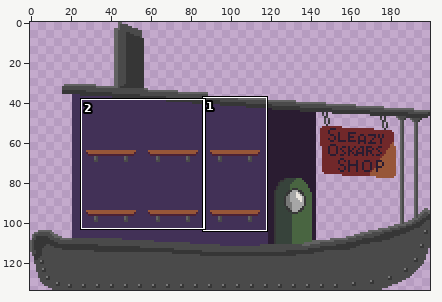
Pixel-art file: Box of Curiosity/ArtAssets/Spr_StoreBoat.aseprite. The first picture is a wide view before the edit; the outline marks the close-up.
Close-up. First the earlier version:
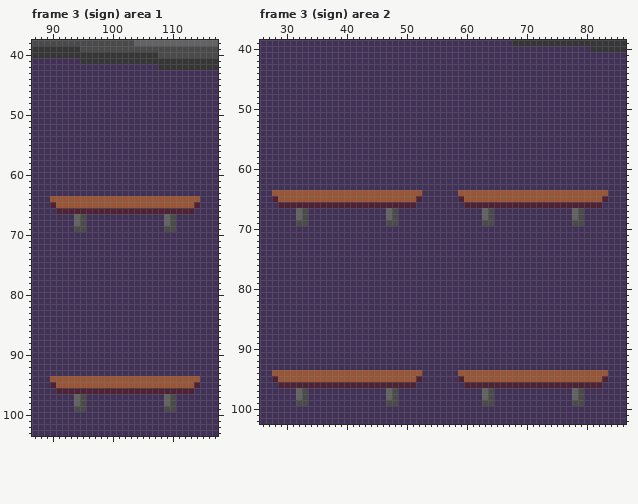
200x134 pixels, 3 frames. Shown: frame 3 (sign) area 1: x 87..117, y 38..103; frame 3 (sign) area 2: x 26..86, y 39..102. The commit also changed other frames or places, which this record leaves out.
After the commit:
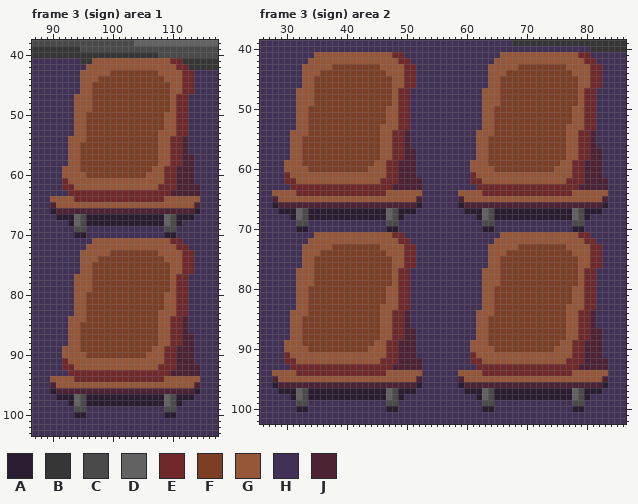
Palette (. is transparent): A #2a1c31  B #363636  C #4a4a4a  D #626262  E #71282a  F #7d3e26  G #975638  H #423157  J #4d2235
Edits made:
layer "Layer 2" added
Changed rows in their new state; - is an unchanged pixel.
Frame 3 (sign) area 1, layers "Layer 2", "Shelves":
first column x 90:
 41 -------GGGGGGGGGGGGGEE---
 42 ------GGGGGGGGGGGGGGGEE--
 43 -----GGGGGFFFFFFFFGGGGEE-
 44 -----GGGFFFFFFFFFFFGGGEE-
 45 -----GGFFFFFFFFFFFFFGGEE-
 46 -----GGFFFFFFFFFFFFFGGEE-
 47 ----GGGFFFFFFFFFFFFFGEE--
 48 ----GGGFFFFFFFFFFFFFGEE--
 49 ----GGGFFFFFFFFFFFFFGEE--
 50 ----GGFFFFFFFFFFFFFGGEE--
 51 ----GGFFFFFFFFFFFFFGGEE--
 52 ----GGFFFFFFFFFFFFFGGEE--
 53 ----GGFFFFFFFFFFFFGGGEE--
 54 ---GGGFFFFFFFFFFFFGGEEJ--
 55 ---GGFFFFFFFFFFFFFGGEEJ--
 56 ---GGFFFFFFFFFFFFFGGEEJ--
 57 ---GGFFFFFFFFFFFFFGGEEJJ-
 58 ---GGFFFFFFFFFFFFFGGEEJJ-
 59 --GGGFFFFFFFFFFFFGGEEJJJ-
 60 --GGGGFFFFFFFFFFGGGEEJJJ-
 61 --EGGGGGGGGGGGGGGGGEEJJJ-
 62 --EEGGGGGGGGGGGGGGEEEJJJJ
 63 ---EEEEEEEEEEEEEEEEEJJJJJ
 64 ----EEEEEEEEEEEEEEE------
 66 A-----------------------A
 67 -AAA--AAAAAAAAAAAAA--AAA-
 68 ---A--AAAAAAAAAAAAA--A---
 70 ----AA-------------AA----
 71 -------GGGGGGGGGGGGGEE---
 72 ------GGGGGGGGGGGGGGGEE--
 73 -----GGGGGFFFFFFFFGGGGEE-
 74 -----GGGFFFFFFFFFFFGGGEE-
 75 -----GGFFFFFFFFFFFFFGGEE-
 76 -----GGFFFFFFFFFFFFFGGEE-
 77 ----GGGFFFFFFFFFFFFFGEE--
 78 ----GGGFFFFFFFFFFFFFGEE--
 79 ----GGGFFFFFFFFFFFFFGEE--
 80 ----GGFFFFFFFFFFFFFGGEE--
 81 ----GGFFFFFFFFFFFFFGGEE--
 82 ----GGFFFFFFFFFFFFFGGEE--
 83 ----GGFFFFFFFFFFFFGGGEE--
 84 ---GGGFFFFFFFFFFFFGGEEJ--
 85 ---GGFFFFFFFFFFFFFGGEEJ--
 86 ---GGFFFFFFFFFFFFFGGEEJ--
 87 ---GGFFFFFFFFFFFFFGGEEJJ-
 88 ---GGFFFFFFFFFFFFFGGEEJJ-
 89 --GGGFFFFFFFFFFFFGGEEJJJ-
 90 --GGGGFFFFFFFFFFGGGEEJJJ-
 91 --EGGGGGGGGGGGGGGGGEEJJJ-
 92 --EEGGGGGGGGGGGGGGEEEJJJJ
 93 ---EEEEEEEEEEEEEEEEEJJJJJ
 94 ----EEEEEEEEEEEEEEE------
 96 A-----------------------A
 97 -AAA--AAAAAAAAAAAAA--AAA-
 98 ---A--AAAAAAAAAAAAA--A---
100 ----AA-------------AA----
Frame 3 (sign) area 2, layers "Layer 2", "Shelves":
first column x 28:
 41 -------GGGGGGGGGGGGGEE----------------GGGGGGGGGGGGGEE---
 42 ------GGGGGGGGGGGGGGGEE--------------GGGGGGGGGGGGGGGEE--
 43 -----GGGGGFFFFFFFFGGGGEE------------GGGGGFFFFFFFFGGGGEE-
 44 -----GGGFFFFFFFFFFFGGGEE------------GGGFFFFFFFFFFFGGGEE-
 45 -----GGFFFFFFFFFFFFFGGEE------------GGFFFFFFFFFFFFFGGEE-
 46 -----GGFFFFFFFFFFFFFGGEE------------GGFFFFFFFFFFFFFGGEE-
 47 ----GGGFFFFFFFFFFFFFGEE------------GGGFFFFFFFFFFFFFGEE--
 48 ----GGGFFFFFFFFFFFFFGEE------------GGGFFFFFFFFFFFFFGEE--
 49 ----GGGFFFFFFFFFFFFFGEE------------GGGFFFFFFFFFFFFFGEE--
 50 ----GGFFFFFFFFFFFFFGGEE------------GGFFFFFFFFFFFFFGGEE--
 51 ----GGFFFFFFFFFFFFFGGEE------------GGFFFFFFFFFFFFFGGEE--
 52 ----GGFFFFFFFFFFFFFGGEE------------GGFFFFFFFFFFFFFGGEE--
 53 ----GGFFFFFFFFFFFFGGGEE------------GGFFFFFFFFFFFFGGGEE--
 54 ---GGGFFFFFFFFFFFFGGEEJ-----------GGGFFFFFFFFFFFFGGEEJ--
 55 ---GGFFFFFFFFFFFFFGGEEJ-----------GGFFFFFFFFFFFFFGGEEJ--
 56 ---GGFFFFFFFFFFFFFGGEEJ-----------GGFFFFFFFFFFFFFGGEEJ--
 57 ---GGFFFFFFFFFFFFFGGEEJJ----------GGFFFFFFFFFFFFFGGEEJJ-
 58 ---GGFFFFFFFFFFFFFGGEEJJ----------GGFFFFFFFFFFFFFGGEEJJ-
 59 --GGGFFFFFFFFFFFFGGEEJJJ---------GGGFFFFFFFFFFFFGGEEJJJ-
 60 --GGGGFFFFFFFFFFGGGEEJJJ---------GGGGFFFFFFFFFFGGGEEJJJ-
 61 --EGGGGGGGGGGGGGGGGEEJJJ---------EGGGGGGGGGGGGGGGGEEJJJ-
 62 --EEGGGGGGGGGGGGGGEEEJJJJ--------EEGGGGGGGGGGGGGGEEEJJJJ
 63 ---EEEEEEEEEEEEEEEEEJJJJJ---------EEEEEEEEEEEEEEEEEJJJJJ
 64 ----EEEEEEEEEEEEEEE----------------EEEEEEEEEEEEEEE------
 66 A-----------------------A------A-----------------------A
 67 -AAA--AAAAAAAAAAAAA--AAA--------AAA--AAAAAAAAAAAAA--AAA-
 68 ---A--AAAAAAAAAAAAA--A------------A--AAAAAAAAAAAAA--A---
 70 ----AA-------------AA--------------AA-------------AA----
 71 -------GGGGGGGGGGGGGEE----------------GGGGGGGGGGGGGEE---
 72 ------GGGGGGGGGGGGGGGEE--------------GGGGGGGGGGGGGGGEE--
 73 -----GGGGGFFFFFFFFGGGGEE------------GGGGGFFFFFFFFGGGGEE-
 74 -----GGGFFFFFFFFFFFGGGEE------------GGGFFFFFFFFFFFGGGEE-
 75 -----GGFFFFFFFFFFFFFGGEE------------GGFFFFFFFFFFFFFGGEE-
 76 -----GGFFFFFFFFFFFFFGGEE------------GGFFFFFFFFFFFFFGGEE-
 77 ----GGGFFFFFFFFFFFFFGEE------------GGGFFFFFFFFFFFFFGEE--
 78 ----GGGFFFFFFFFFFFFFGEE------------GGGFFFFFFFFFFFFFGEE--
 79 ----GGGFFFFFFFFFFFFFGEE------------GGGFFFFFFFFFFFFFGEE--
 80 ----GGFFFFFFFFFFFFFGGEE------------GGFFFFFFFFFFFFFGGEE--
 81 ----GGFFFFFFFFFFFFFGGEE------------GGFFFFFFFFFFFFFGGEE--
 82 ----GGFFFFFFFFFFFFFGGEE------------GGFFFFFFFFFFFFFGGEE--
 83 ----GGFFFFFFFFFFFFGGGEE------------GGFFFFFFFFFFFFGGGEE--
 84 ---GGGFFFFFFFFFFFFGGEEJ-----------GGGFFFFFFFFFFFFGGEEJ--
 85 ---GGFFFFFFFFFFFFFGGEEJ-----------GGFFFFFFFFFFFFFGGEEJ--
 86 ---GGFFFFFFFFFFFFFGGEEJ-----------GGFFFFFFFFFFFFFGGEEJ--
 87 ---GGFFFFFFFFFFFFFGGEEJJ----------GGFFFFFFFFFFFFFGGEEJJ-
 88 ---GGFFFFFFFFFFFFFGGEEJJ----------GGFFFFFFFFFFFFFGGEEJJ-
 89 --GGGFFFFFFFFFFFFGGEEJJJ---------GGGFFFFFFFFFFFFGGEEJJJ-
 90 --GGGGFFFFFFFFFFGGGEEJJJ---------GGGGFFFFFFFFFFGGGEEJJJ-
 91 --EGGGGGGGGGGGGGGGGEEJJJ---------EGGGGGGGGGGGGGGGGEEJJJ-
 92 --EEGGGGGGGGGGGGGGEEEJJJJ--------EEGGGGGGGGGGGGGGEEEJJJJ
 93 ---EEEEEEEEEEEEEEEEEJJJJJ---------EEEEEEEEEEEEEEEEEJJJJJ
 94 ----EEEEEEEEEEEEEEE----------------EEEEEEEEEEEEEEE------
 96 A-----------------------A------A-----------------------A
 97 -AAA--AAAAAAAAAAAAA--AAA--------AAA--AAAAAAAAAAAAA--AAA-
 98 ---A--AAAAAAAAAAAAA--A------------A--AAAAAAAAAAAAA--A---
100 ----AA-------------AA--------------AA-------------AA----
Pixel boxes of the changes (left, top, right, bottom) in both close-ups:
changed: (50, 58, 200, 418)
changed: (272, 52, 422, 412)
changed: (458, 52, 608, 412)
